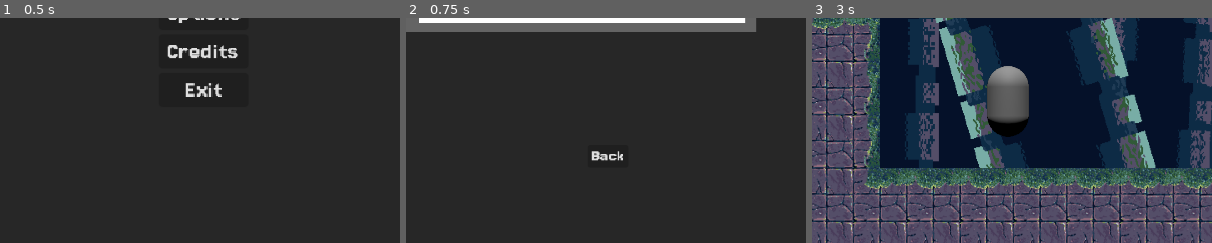
Above: before the commit, frames 1-3 (left to right).
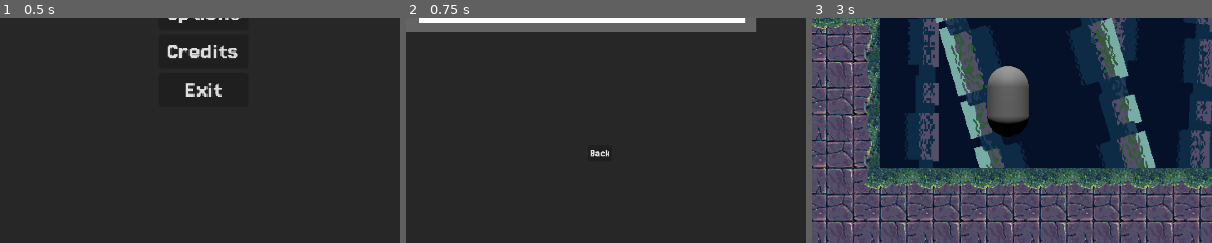
Above: after the commit, the same moments.

Repository: KairosGames/AlwaysEndsLikeThis
Game: Godot game, scene res://Scenes/Menus/main_menu.tscn
Same seed, same stepped clock (60 frames per second), same inputs: the game is played once before the commit and once after it. This scene is started directly instead of the project's main scene. The engine's default icon, where the game draws it, is replaced by a stand-in: a white triangle on a blue panel in a dark square.
Inputs:
- Up to frame 1 (0.5 s): no input
- Up to frame 2 (0.75 s): click "Options" at 0.5 s
- Up to frame 3 (3 s): click "Credits" at 1.25 s; click "Back" at 2 s; click "Start" at 2.75 s
The pictures show only the part of the screen within x 26-76%, y 50-100%; the shares and areas given below are measured in that part.

Frame 1 is identical in both runs. In frame 2, 0.3% of the frame differs, in the area x 46-55%, y 58-64%; in frame 3, nothing differs.

Commit message:
Mise en place Ui + audio setup des boutons

Diff:
--- /dev/null
+++ b/Scenes/HugoTest/audio_stream_player.tscn
@@ -0,0 +1,16 @@
+[gd_scene load_steps=2 format=3 uid="uid://dxcblpnd55jxh"]
+
+[ext_resource type="Script" uid="uid://cwxanft4uhyc4" path="res://Scripts/audio_player.gd" id="1_l3nq3"]
+
+[node name="Master" type="AudioStreamPlayer" node_paths=PackedStringArray("MusicPlayer", "SfxPlayer", "MasterPlayer")]
+script = ExtResource("1_l3nq3")
+MusicPlayer = NodePath("Music")
+SfxPlayer = NodePath("Sfx")
+MasterPlayer = NodePath(".")
+
+[node name="Music" type="AudioStreamPlayer" parent="."]
+autoplay = true
+bus = &"Music"
+
+[node name="Sfx" type="AudioStreamPlayer" parent="."]
+bus = &"SFX"
--- /dev/null
+++ b/Scenes/Menus/Button.tscn
@@ -0,0 +1,19 @@
+[gd_scene load_steps=3 format=3 uid="uid://bfyh0fnymn0et"]
+
+[ext_resource type="FontFile" uid="uid://bn4blc6gnxne4" path="res://Font/Jersey15-Regular.ttf" id="1_2rowi"]
+[ext_resource type="Script" uid="uid://cd6r275ryk5yj" path="res://Scripts/buttonUi.gd" id="2_opoxm"]
+
+[node name="Start" type="Button"]
+texture_filter = 1
+theme_override_fonts/font = ExtResource("1_2rowi")
+theme_override_font_sizes/font_size = 21
+text = "Start"
+script = ExtResource("2_opoxm")
+
+[node name="Click" type="AudioStreamPlayer" parent="."]
+volume_db = -30.969
+
+[node name="Hover" type="AudioStreamPlayer" parent="."]
+
+[connection signal="mouse_entered" from="." to="." method="_on_mouse_entered"]
+[connection signal="pressed" from="." to="." method="_on_pressed"]
--- a/Scenes/Menus/credit_menu.tscn
+++ b/Scenes/Menus/credit_menu.tscn
@@ -480,5 +480,5 @@
 theme_override_fonts/font = ExtResource("1_mgckw")
 theme_override_font_sizes/font_size = 21
 text = "Programmation
-Dialog_System & UI"
-horizontal_alignment = 1
+UI & Audio"
+horizontal_alignment = 1
--- a/Scenes/Menus/main_menu.tscn
+++ b/Scenes/Menus/main_menu.tscn
@@ -1,7 +1,8 @@
-[gd_scene load_steps=6 format=3 uid="uid://codg67otdv1ql"]
+[gd_scene load_steps=7 format=3 uid="uid://codg67otdv1ql"]
 
 [ext_resource type="FontFile" uid="uid://bn4blc6gnxne4" path="res://Font/Jersey15-Regular.ttf" id="1_38aua"]
 [ext_resource type="Script" uid="uid://hyv4at8r63dd" path="res://Scripts/main_menu.gd" id="1_pha2q"]
+[ext_resource type="PackedScene" uid="uid://bfyh0fnymn0et" path="res://Scenes/Menus/Button.tscn" id="2_5wi6m"]
 [ext_resource type="PackedScene" uid="uid://vpdd72fy5qv5" path="res://Scenes/Menus/credit_menu.tscn" id="3_penys"]
 [ext_resource type="PackedScene" uid="uid://cnkqxe2ath8s1" path="res://Scenes/Menus/setting_menu.tscn" id="4_aur2u"]
 
@@ -47,33 +48,30 @@
 scale = Vector2(3.0691907, 2.72)
 alignment = 1
 
-[node name="Start" type="Button" parent="VBoxContainer"]
-texture_filter = 1
+[node name="Start" parent="VBoxContainer" node_paths=PackedStringArray("Menu") instance=ExtResource("2_5wi6m")]
 layout_mode = 2
-theme_override_fonts/font = ExtResource("1_38aua")
-theme_override_font_sizes/font_size = 21
-text = "Start"
+is_start_button = true
+Menu = NodePath("../..")
 
-[node name="Options" type="Button" parent="VBoxContainer"]
-texture_filter = 1
+[node name="Options" parent="VBoxContainer" node_paths=PackedStringArray("node_to_set", "Menu") instance=ExtResource("2_5wi6m")]
 layout_mode = 2
-theme_override_fonts/font = ExtResource("1_38aua")
-theme_override_font_sizes/font_size = 21
 text = "Options"
+node_to_set = NodePath("../../Menus/SettingMenu")
+_set_node_visible = true
+Menu = NodePath("../..")
 
-[node name="Credits" type="Button" parent="VBoxContainer"]
-texture_filter = 1
+[node name="Credits" parent="VBoxContainer" node_paths=PackedStringArray("node_to_set", "Menu") instance=ExtResource("2_5wi6m")]
 layout_mode = 2
-theme_override_fonts/font = ExtResource("1_38aua")
-theme_override_font_sizes/font_size = 21
 text = "Credits"
+node_to_set = NodePath("../../Menus/CreditMenu")
+_set_node_visible = true
+Menu = NodePath("../..")
 
-[node name="Exit" type="Button" parent="VBoxContainer"]
-texture_filter = 1
+[node name="Exit" parent="VBoxContainer" node_paths=PackedStringArray("Menu") instance=ExtResource("2_5wi6m")]
 layout_mode = 2
-theme_override_fonts/font = ExtResource("1_38aua")
-theme_override_font_sizes/font_size = 21
 text = "Exit"
+is_exit_button = true
+Menu = NodePath("../..")
 
 [node name="Titre" type="Label" parent="."]
 texture_filter = 1
@@ -100,50 +98,42 @@
 [node name="CreditMenu" parent="Menus" instance=ExtResource("3_penys")]
 visible = false
 
-[node name="BackButton" type="Button" parent="Menus/CreditMenu"]
-texture_filter = 1
-layout_mode = 1
-anchors_preset = 7
-anchor_left = 0.5
-anchor_top = 1.0
-anchor_right = 0.5
-anchor_bottom = 1.0
-offset_left = -34.0
-offset_top = -235.0
-offset_right = 11.0
-offset_bottom = -204.0
-grow_horizontal = 2
-grow_vertical = 0
-scale = Vector2(2.1599998, 1.7385365)
-theme_override_fonts/font = ExtResource("1_38aua")
-theme_override_font_sizes/font_size = 21
-text = "Back"
+[node name="BackButton1" parent="Menus/CreditMenu" node_paths=PackedStringArray("node_to_set", "Menu") instance=ExtResource("2_5wi6m")]
+layout_mode = 0
+offset_left = 926.0
+offset_top = 845.0
+offset_right = 964.0
+offset_bottom = 875.0
+scale = Vector2(1.313, 1.313)
+text = "Back
+"
+node_to_set = NodePath("..")
+Menu = NodePath("../../..")
 
 [node name="SettingMenu" parent="Menus" instance=ExtResource("4_aur2u")]
 visible = false
 
-[node name="BackButton2" type="Button" parent="Menus/SettingMenu"]
-texture_filter = 1
-layout_mode = 1
-anchors_preset = 7
-anchor_left = 0.5
-anchor_top = 1.0
-anchor_right = 0.5
-anchor_bottom = 1.0
-offset_left = -34.0
-offset_top = -235.0
-offset_right = 11.0
-offset_bottom = -204.0
-grow_horizontal = 2
-grow_vertical = 0
-scale = Vector2(2.1599998, 1.7385365)
-theme_override_fonts/font = ExtResource("1_38aua")
-theme_override_font_sizes/font_size = 21
-text = "Back"
+[node name="BackButton1" parent="Menus/SettingMenu" node_paths=PackedStringArray("node_to_set", "Menu") instance=ExtResource("2_5wi6m")]
+layout_mode = 0
+offset_left = 926.0
+offset_top = 845.0
+offset_right = 970.0
+offset_bottom = 875.0
+scale = Vector2(1.3127968, 1.2991267)
+text = "Back
+"
+node_to_set = NodePath("..")
+Menu = NodePath("../../..")
+
+[node name="AudioUI" type="Node" parent="."]
+
+[node name="Buttons" type="Node" parent="AudioUI"]
+
+[node name="Click" type="AudioStreamPlayer" parent="AudioUI/Buttons"]
+
+[node name="Hover" type="AudioStreamPlayer" parent="AudioUI/Buttons"]
 
 [connection signal="pressed" from="VBoxContainer/Start" to="." method="_on_start_pressed"]
 [connection signal="pressed" from="VBoxContainer/Options" to="." method="_on_options_pressed"]
 [connection signal="pressed" from="VBoxContainer/Credits" to="." method="_on_credits_pressed"]
 [connection signal="pressed" from="VBoxContainer/Exit" to="." method="_on_exit_pressed"]
-[connection signal="pressed" from="Menus/CreditMenu/BackButton" to="." method="_on_back_button_pressed"]
-[connection signal="pressed" from="Menus/SettingMenu/BackButton2" to="." method="_on_back_button_2_pressed"]
--- a/Scenes/Menus/setting_menu.tscn
+++ b/Scenes/Menus/setting_menu.tscn
@@ -122,9 +122,12 @@
 
 [node name="Master" parent="Panel/VBoxContainer2" instance=ExtResource("2_kfal7")]
 layout_mode = 2
+bus_name = "Master"
 
-[node name="Musc" parent="Panel/VBoxContainer2" instance=ExtResource("2_kfal7")]
+[node name="Music" parent="Panel/VBoxContainer2" instance=ExtResource("2_kfal7")]
 layout_mode = 2
+bus_name = "Music"
 
 [node name="Sfx" parent="Panel/VBoxContainer2" instance=ExtResource("2_kfal7")]
 layout_mode = 2
+bus_name = "SFX"
--- /dev/null
+++ b/Scripts/audio_player.gd
@@ -0,0 +1,36 @@
+extends AudioStreamPlayer
+
+@export var MusicPlayer: AudioStreamPlayer
+@export var SfxPlayer: AudioStreamPlayer
+@export var MasterPlayer: AudioStreamPlayer
+
+#const level_music = preload()
+func _play_music(player: AudioStreamPlayer, music: AudioStream, volume: float = -10.0):
+	# Si le joueur passé est déjà en train de jouer cette musique, on s'arrête
+	if player.stream == music and player.playing:
+		return
+
+	player.stop()
+	player.stream = music
+	player.volume_db = volume
+	player.play()
+
+
+func Call_play_music(music: AudioStream,volume: float = -10.0):
+	# Joue la musique de niveau (volume par défaut : -10.0 dB)
+	_play_music(MusicPlayer, music, volume)
+
+func play_SFX(sfx: AudioStream, volume: float = -10.0):
+	# Joue un SFX avec un volume légèrement plus fort
+	SfxPlayer.stream = sfx
+	SfxPlayer.volume_db = volume
+	SfxPlayer.play()
+	# Le SfxPlayer étant déjà assigné au bus SFX dans l'éditeur, son volume sera automatiquement
+	# modulé par le volume du Bus SFX défini par le Slider.
+
+func play_game_music() -> void:
+	#Call_play_music(level_music, -30.0)
+	pass
+
+func stop_music():
+	stop()
--- /dev/null
+++ b/Scripts/buttonUi.gd
@@ -0,0 +1,30 @@
+extends Button
+@onready var click = $Click
+@onready var hover = $Hover
+@export var node_to_set : Control
+@export var _set_node_visible : bool
+
+@export var is_start_button : bool
+@export var is_exit_button : bool
+
+@export var Menu : main_menu
+
+func _on_pressed():
+	click.play()
+	if node_to_set != null:
+		if _set_node_visible == true :
+			node_to_set.visible = true
+		else :
+			node_to_set.visible = false
+	else  :
+		if is_start_button :
+			_load_scene(Menu.GameScene)
+		if is_exit_button :
+			get_tree().quit()
+
+
+func _load_scene(GameScene):
+	get_tree().change_scene_to_packed(GameScene)
+
+func _on_mouse_entered():
+	hover.play()
--- a/Scripts/main_menu.gd
+++ b/Scripts/main_menu.gd
@@ -1,31 +1,8 @@
 extends Control
+class_name main_menu
 @export var _start_button : Button
 @export var _options_button :  Button
 @export var _credits_button : Button
 @export var _exit_button : Button
-@onready var setting_menu = $Menus/SettingMenu
-@onready var credit_menu = $Menus/CreditMenu
+
 const GameScene = preload("res://Scenes/Game.tscn")
-
-func _on_exit_pressed():
-	get_tree().quit()
-
-
-func _on_credits_pressed():
-	credit_menu.visible = true
-
-
-func _on_options_pressed():
-	setting_menu.visible = true
-
-
-func _on_start_pressed():
-	get_tree().change_scene_to_packed(GameScene)
-
-
-func _on_back_button_pressed():
-	credit_menu.visible = false
-
-
-func _on_back_button_2_pressed():
-	setting_menu.visible = false
--- a/default_bus_layout.tres
+++ b/default_bus_layout.tres
@@ -13,3 +13,9 @@
 bus/2/bypass_fx = false
 bus/2/volume_db = 0.0
 bus/2/send = &"Master"
+bus/3/name = &"UI"
+bus/3/solo = false
+bus/3/mute = false
+bus/3/bypass_fx = false
+bus/3/volume_db = 0.0
+bus/3/send = &"Master"
Not shown, added: Music/SFx/Son Ambient Cave.wav.import
Not shown, added: Scripts/audio_player.gd.uid
Not shown, added: Scripts/buttonUi.gd.uid
Not shown, added: Music/SFx/Son Ambient Cave.wav
